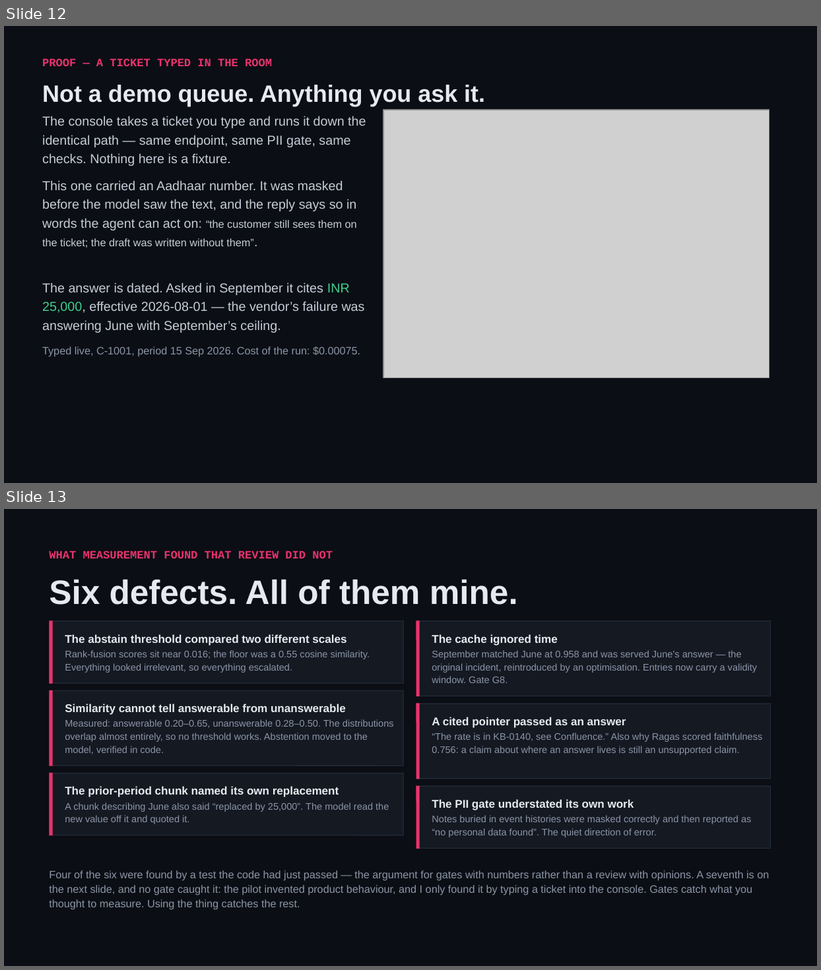
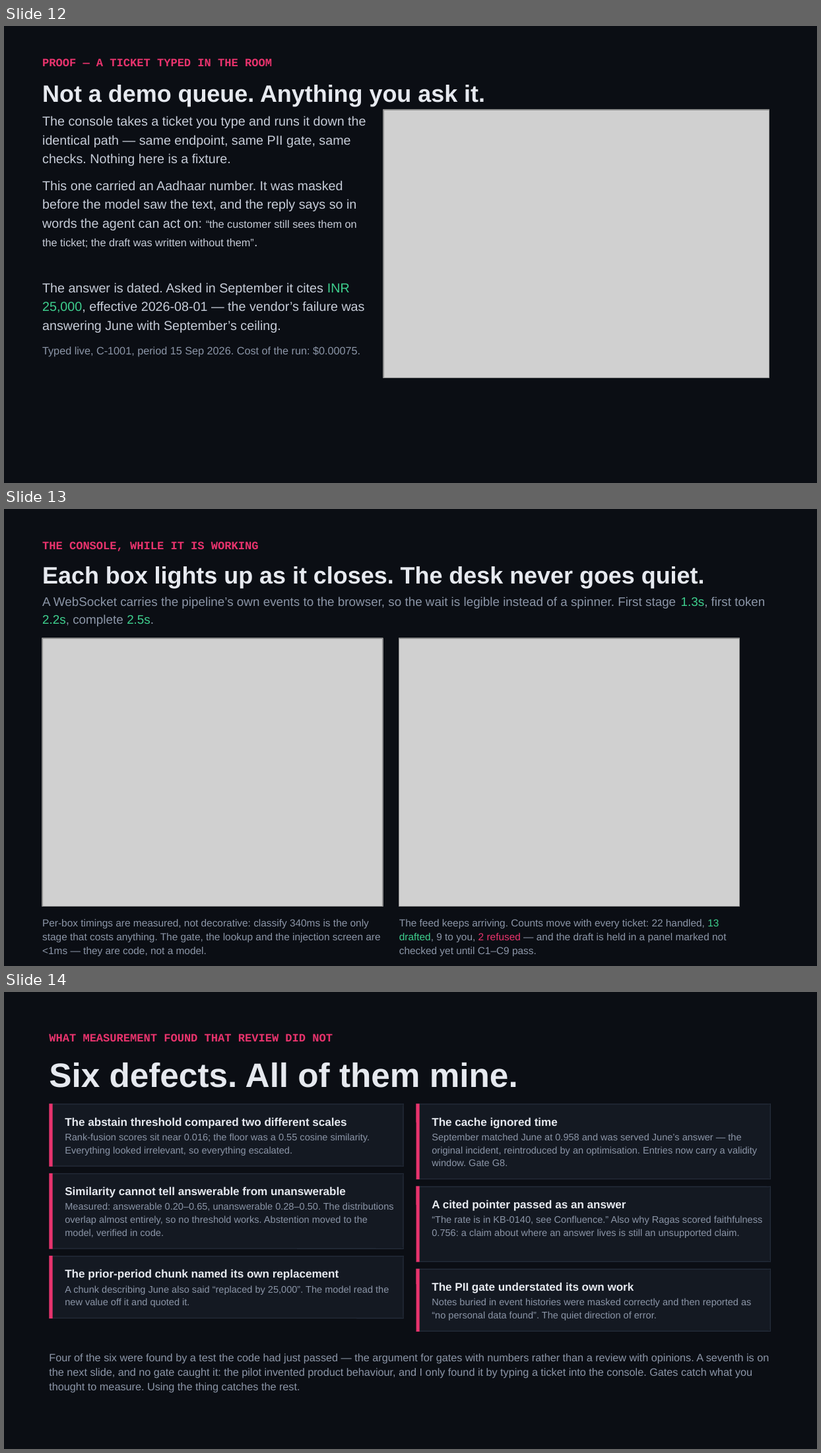
Before and after one commit to shivam-25/ramco-payce-pilot, a slide deck: docs/deck/ramco-payce-pilot.pptx. Shown one above the other, each under a label of ours: slides 12 and 13 before the commit, slides 12, 13 and 14 after it. The pictures are 821x970 and 821x1453 pixels, drawn with LibreOffice and Linux fonts; fonts in the diff are those of the drawing; grey boxes stand for pictures. Boxes give left, top, right and bottom in pixels: in the first picture for what was removed or moved away, otherwise in the second. Text is boxed around its words. In the diff, an @@ line names an element or a change of style, - is before the commit and + after.

```diff
--- a/docs/deck/ramco-payce-pilot.pptx
+++ b/docs/deck/ramco-payce-pilot.pptx
@@ slide 13 added at [4,509,817,966], background #0B0E14 @@
@@ text added at [42,541,259,551], 10 pt, text #E8336D, bold @@
+THE CONSOLE, WHILE IT IS WORKING
@@ text added at [42,566,705,588], 21 pt, text #E6E9EF, bold @@
+Each box lights up as it closes. The desk never goes quiet.
@@ text added at [42,597,765,626], 11 pt, text #8B95A7 @@
+A WebSocket carries the pipeline’s own events to the browser, so the wait is legible instead of a spinner. First stage 1.3s, first token 2.2s, complete 2.5s.
@@ picture added at [42,638,383,906] @@
@@ picture added at [399,638,740,906] @@
@@ text added at [42,920,380,956], 9 pt, text #8B95A7 @@
+Per-box timings are measured, not decorative: classify 340ms is the only stage that costs anything. The gate, the lookup and the injection screen are <1ms — they are code, not a model.
@@ text added at [399,920,726,956], 9 pt, text #8B95A7 @@
+The feed keeps arriving. Counts move with every ticket: 22 handled, 13 drafted, 9 to you, 2 refused — and the draft is held in a panel marked not checked yet until C1–C9 pass.
@@ what was slide 13 is now slide 14 @@
```
Also in this commit, not shown: 5 other files.
